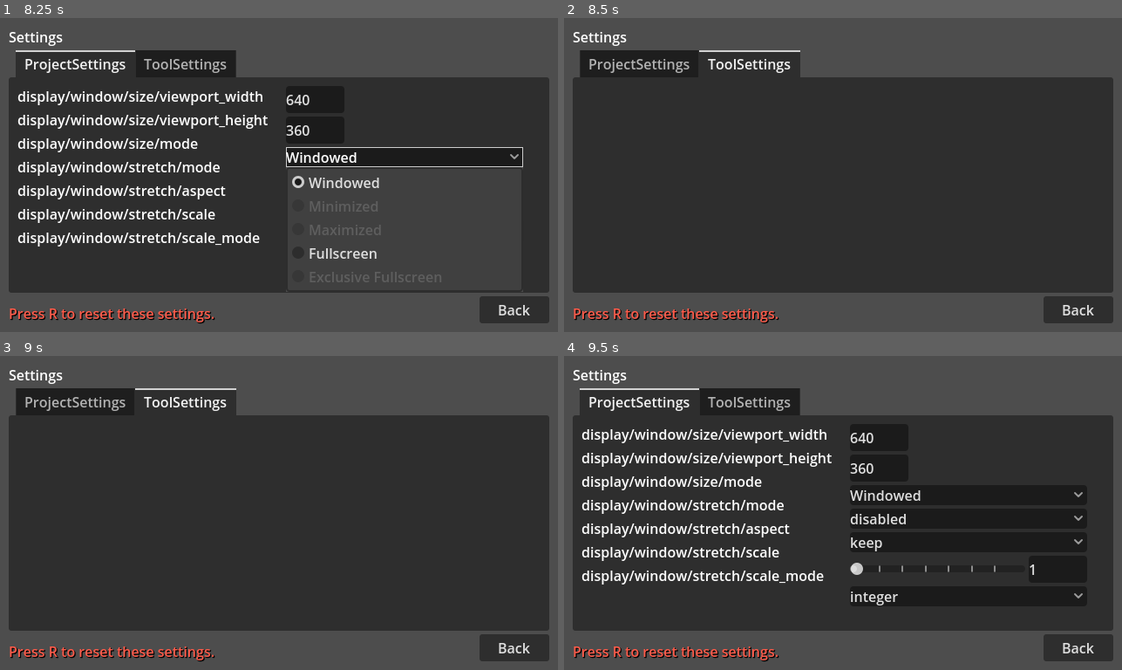
Above: before the commit, frames 1-4 (two rows, left to right).
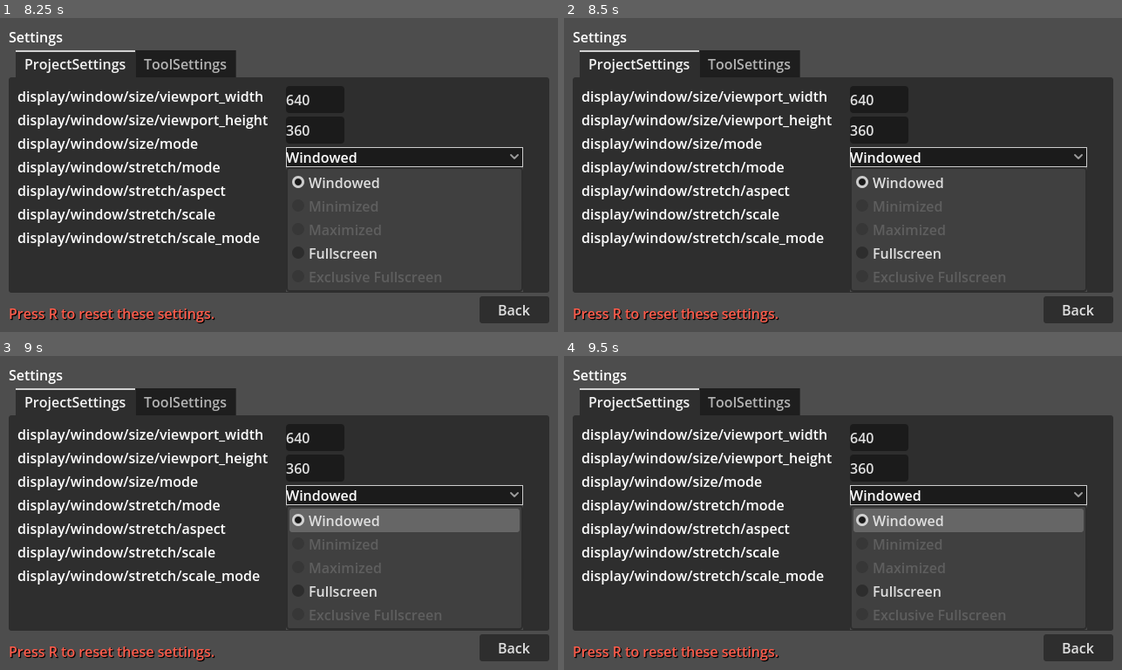
Above: after the commit, the same moments.

Repository: pkostic-dev/tool-web-test
Game: Godot game, scene res://scenes/main/main.tscn
The game is run twice, just before and just after one commit, with the same random seed, the same clock (stepped at 60 frames per second) and the same inputs.
Inputs (mouse positions are in pixels of both pictures, inside the frame that each line leads up to):
- Up to frame 1 (8.25 s): click "2D Test" at 0.5 s; click "Back" at 1.25 s; click "Settings" at 2 s; click "Windowed" at 2.75 s; click "disabled" at 3.5 s; click "keep" at 4.25 s; click "integer" at 5 s; click "keep_width" at 5.75 s; click "Back" at 6.5 s; click "expand" at 7.25 s; tap R (reset) at 8 s; move the mouse to (401, 159) at 8.02 s; hold Right (ui_right) from 8.03 s (still down); hold 1 (zoom_1) from 8.03 s (still down); click (401, 159) at 8.17 s
- Up to frame 2 (8.5 s): keep holding Right (ui_right); keep holding 1 (zoom_1); tap 2 (zoom_2) at 8.3 s
- Up to frame 3 (9 s): tap R (reset) at 8.75 s; move the mouse to (167, 528) at 8.77 s; release Right (ui_right) at 8.78 s; release 1 (zoom_1) at 8.78 s; hold Down (ui_down) from 8.78 s (still down); tap 2 (zoom_2) at 8.85 s
- Up to frame 4 (9.5 s): keep holding Down (ui_down); tap 1 (zoom_1) at 9.05 s

Frame 1 is identical in both runs. In frame 2, 7.1% of the frame differs, in the area x 2-94%, y 10-88%; in frame 3, 9.9%; in frame 4, 11%, in the area x 51-94%, y 41-88%.

Commit message:
Update settings.gd
Fix bug, remove shortcut for tabs in settings

Diff:
--- a/WebTest/scenes/settings/settings.gd
+++ b/WebTest/scenes/settings/settings.gd
@@ -58,10 +58,6 @@
 func _process(_delta):
 	if Input.is_action_just_pressed(&"reset"):
 		reset()
-	if Input.is_action_just_pressed(&"zoom_1"):
-		tab_container.current_tab = 0
-	if Input.is_action_just_pressed(&"zoom_2"):
-		tab_container.current_tab = 1
 
 
 func reset():
